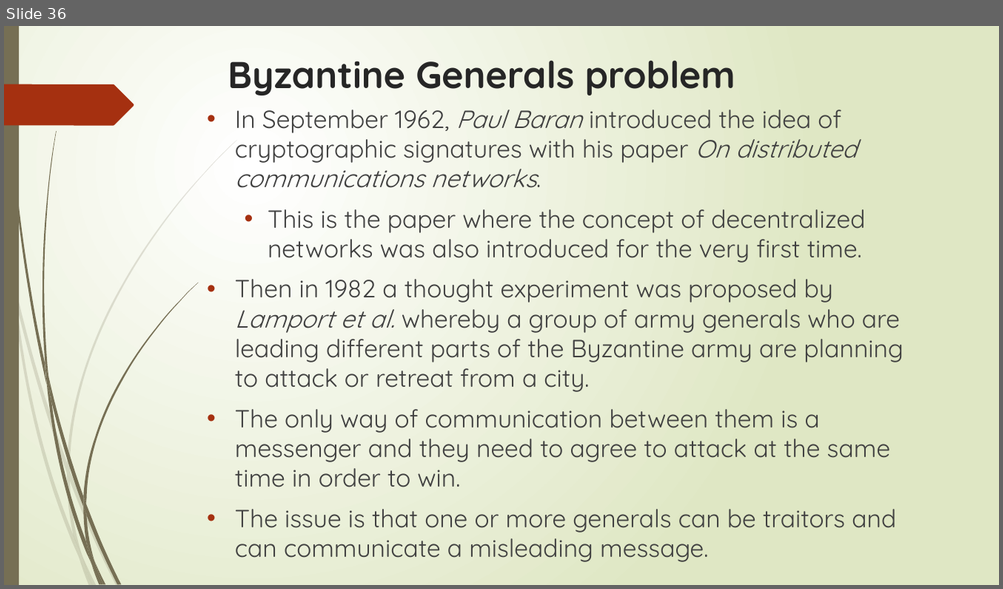
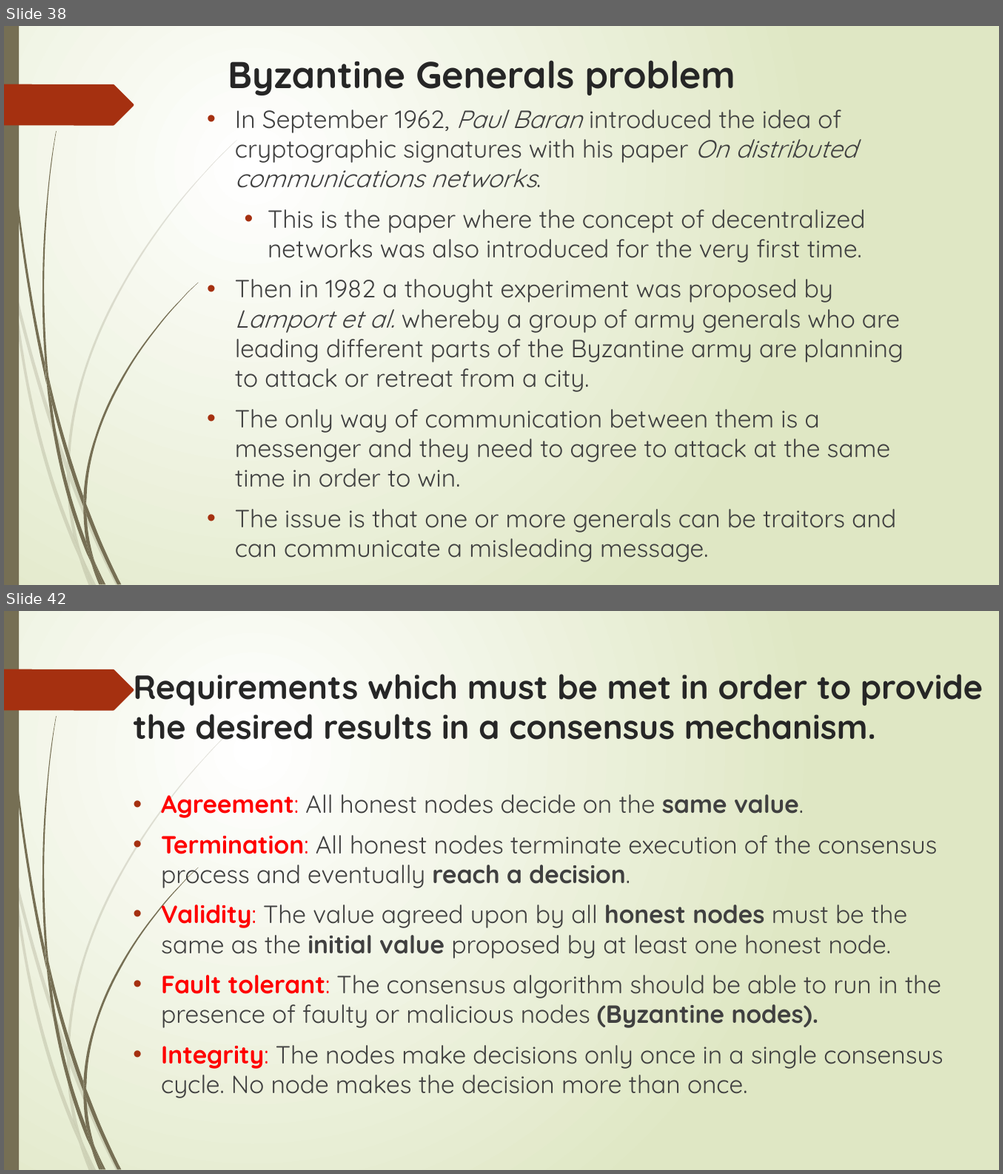
Before and after one commit to sarangparikh22/nmit-blockchain, a slide deck: Distributed Systems 101/Unit1_ppt.pptx. Shown one above the other, each under a label of ours: slide 36 before the commit, slides 38 and 42 after it; the slides between them are not shown. The pictures are 1003x589 and 1003x1174 pixels, drawn with LibreOffice and Linux fonts; fonts in the diff are those of the drawing. Boxes give left, top, right and bottom in pixels: in the first picture for what was removed or moved away, otherwise in the second. Text is boxed around its words. In the diff, an @@ line names an element or a change of style, - is before the commit and + after.

```diff
--- a/Distributed Systems 101/Unit1_ppt.pptx
+++ b/Distributed Systems 101/Unit1_ppt.pptx
@@ slide 42 added at <box>4,611,999,1170</box>, background gradient #FFFFFF to #DFE8C4; not listed: 24 template elements that a slide beside it also shows @@
@@ title added at <box>133,674,982,740</box>, 32.4 pt, text #262626, bold @@
+Requirements which must be met in order to provide the desired results in a consensus mechanism.
@@ text added at <box>161,795,942,1099</box>, 24 pt, text #404040 @@
+• Agreement: All honest nodes decide on the same value.
+• Termination: All honest nodes terminate execution of the consensus process and eventually reach a decision.
+• Validity: The value agreed upon by all honest nodes must be the same as the initial value proposed by at least one honest node.
+• Fault tolerant: The consensus algorithm should be able to run in the presence of faulty or malicious nodes (Byzantine nodes).
+• Integrity: The nodes make decisions only once in a single consensus cycle. No node makes the decision more than once.
@@ what was slide 36 is now slide 38 @@
```
Also in this commit, not shown: 4 slides changed, 48 other slides added.
